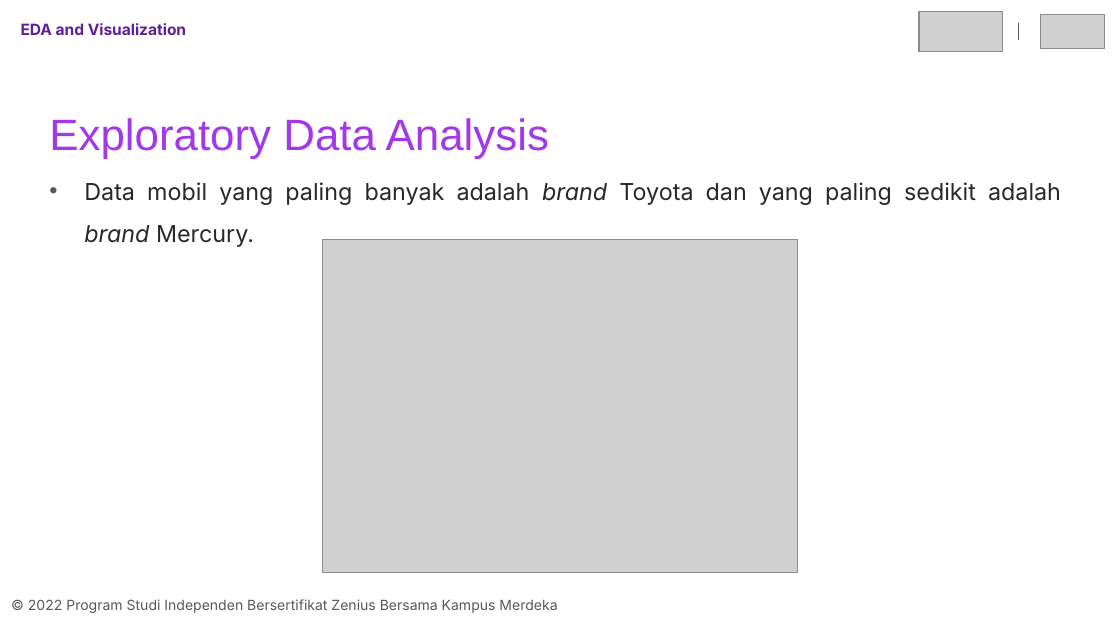
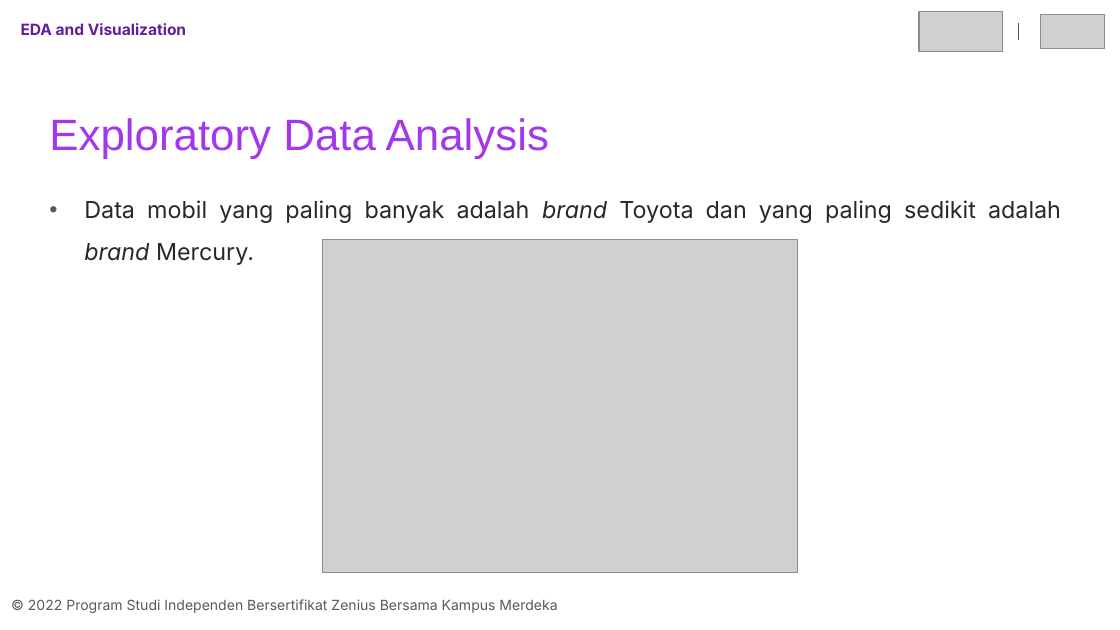
Before and after one commit to arsyfpro/Car-Price-Prediction-Machine-Learning, a slide deck: slide 12 of final_project_07_adit.pptx (slide 11 before the commit). Drawn at 1120x630 pixels with LibreOffice and Linux fonts; fonts in the diff are those of the drawing; grey boxes stand for pictures. Boxes give left, top, right and bottom in pixels: in the first picture for what was removed or moved away, otherwise in the second. Text is boxed around its words. In the diff, an @@ line names an element or a change of style, - is before the commit and + after.

```diff
--- a/final_project_07_adit.pptx
+++ b/final_project_07_adit.pptx
@@ text "Data mobil yang paling banyak ...": place and size @@
-text "Data mobil yang paling banyak ..." at bbox=[84, 182, 1061, 247]
+text "Data mobil yang paling banyak ..." at bbox=[84, 200, 1061, 265]
```
Also in this commit, not shown: 26 other slides changed, 4 slides added, 1 other file.
